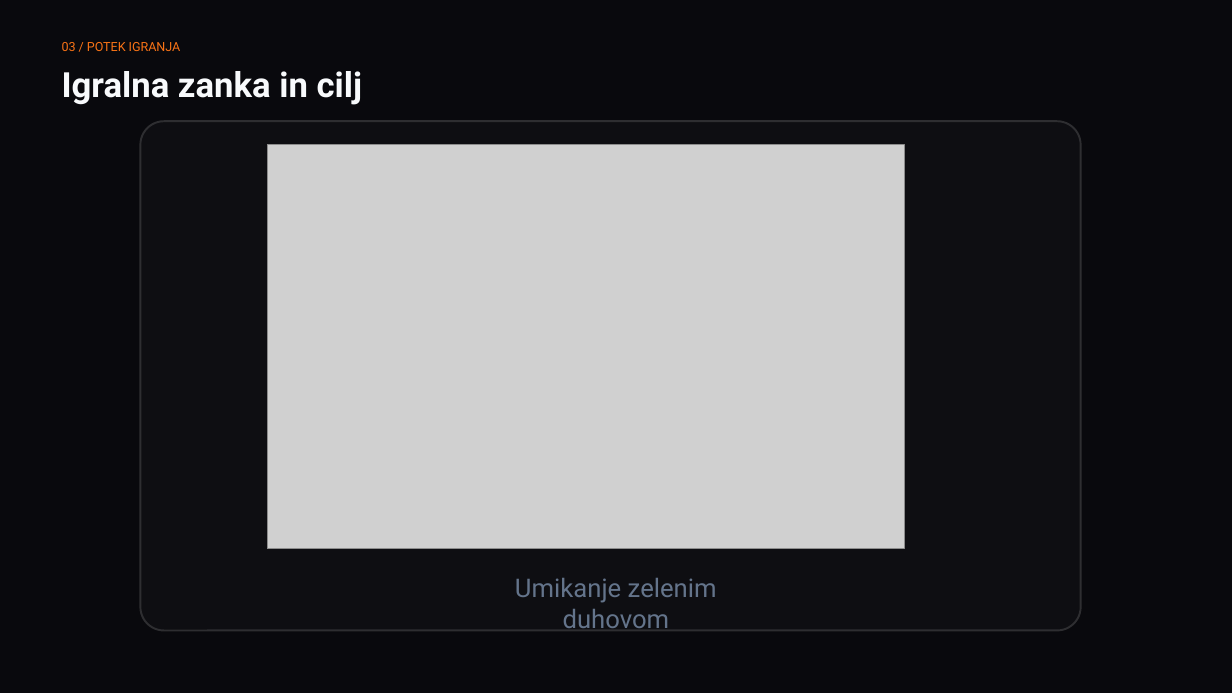
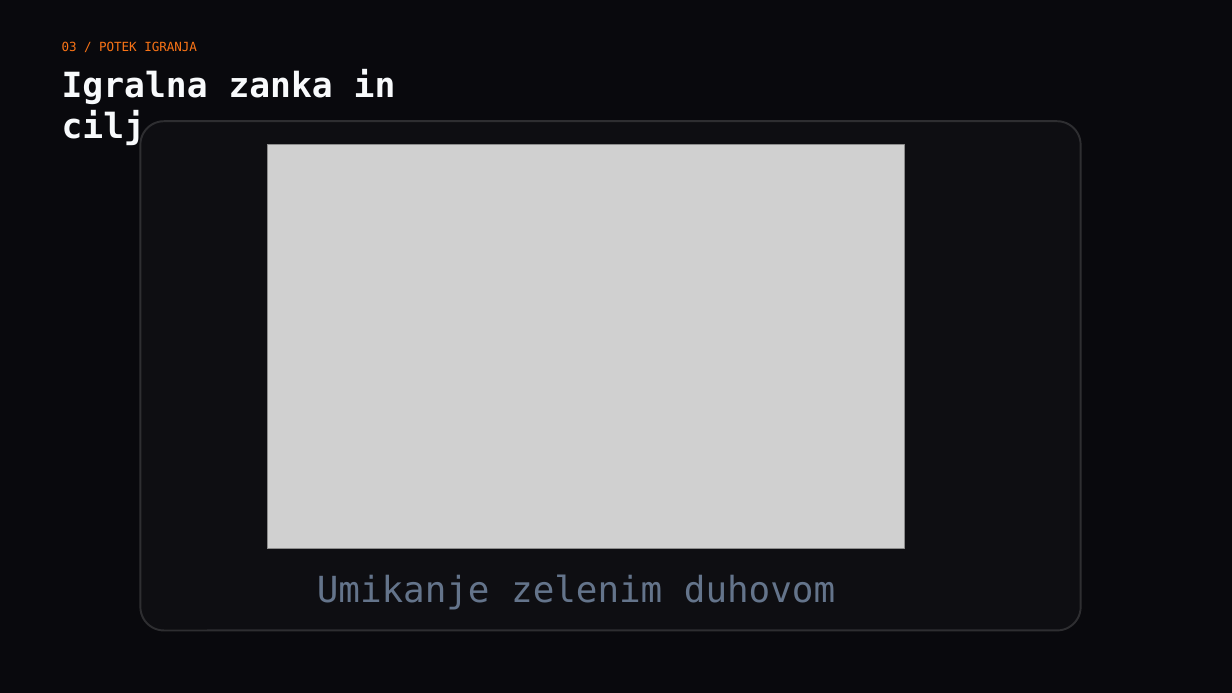
Before and after one commit to ErikOpresnikHercog/Half-Time-Ghost, a slide deck: slide 5 of Erik_HalfTimeGhost_Predstavitev_Video/Erik_HalfTimeGhost_Predstavitev.pptx. Drawn at 1232x693 pixels with LibreOffice and Linux fonts; fonts in the diff are those of the drawing; grey boxes stand for pictures. Boxes give left, top, right and bottom in pixels: in the first picture for what was removed or moved away, otherwise in the second. Text is boxed around its words. In the diff, an @@ line names an element or a change of style, - is before the commit and + after.

```diff
--- a/Erik_HalfTimeGhost_Predstavitev_Video/Erik_HalfTimeGhost_Predstavitev.pptx
+++ b/Erik_HalfTimeGhost_Predstavitev_Video/Erik_HalfTimeGhost_Predstavitev.pptx
@@ text "03 / POTEK IGRANJA" at [62, 41, 197, 51]: font Roboto to DejaVu Sans Mono @@
@@ text "Igralna zanka in cilj" at [62, 69, 396, 146]: font Roboto to DejaVu Sans Mono @@
@@ text "Umikanje zelenim duhovom": place and size @@
-text "Umikanje zelenim duhovom" at [515, 578, 717, 628]
+text "Umikanje zelenim duhovom" at [317, 574, 835, 610]
@@ text "Umikanje zelenim duhovom" at [317, 574, 835, 610]: size 20 to 28 pt, font Roboto to DejaVu Sans Mono @@
```
Also in this commit, not shown: 7 other slides changed.
